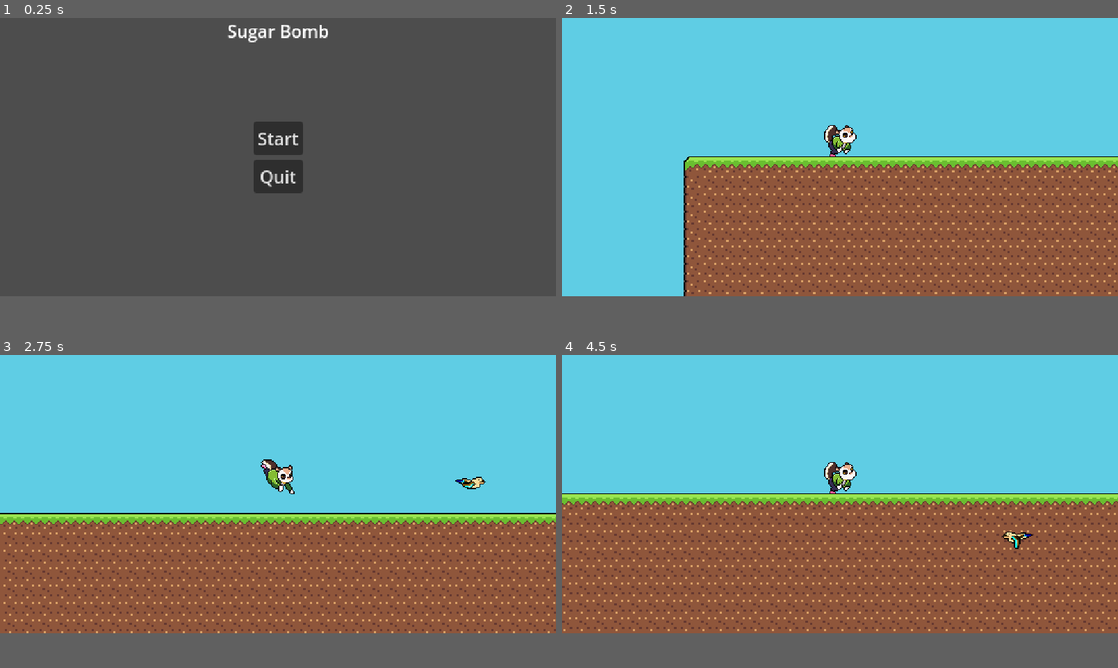
Above: before the commit, frames 1-4 (two rows, left to right).
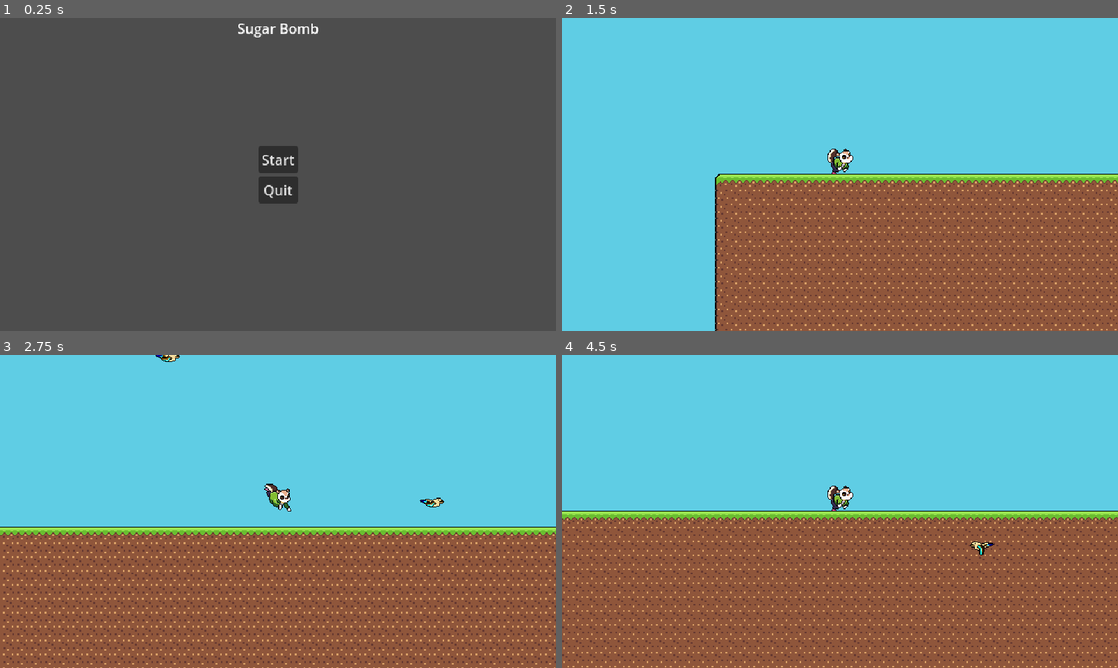
Above: after the commit, the same moments.

Repository: Makerspace-Durham/2D-Platformer
Game: Godot game, scene res://Scenes/game_manager.tscn
Same seed, same stepped clock (60 frames per second), same inputs: the game is played once before the commit and once after it.
Inputs:
- Up to frame 1 (0.25 s): no input
- Up to frame 2 (1.5 s): click "Start" at 0.5 s; tap Enter at 1.25 s; hold D (move_right) from 1.28 s (still down)
- Up to frame 3 (2.75 s): keep holding D (move_right); tap Space (jump) at 1.52, 2.27 s
- Up to frame 4 (4.5 s): release D (move_right) at 2.78 s; hold A (move_left) 2.78-3.53 s; hold D (move_right) from 3.53 s (still down); tap Space (jump) at 3.77 s
In our replay, the window is 800x400 before the commit and 800x450 after it. These sizes can differ from the game's own. Grey fills any space a smaller window leaves; there, only what the larger window draws over its background counts as a difference.

The runs differ from the first frame. In frame 1, 2.0% of the frame differs, in the area x 40-59%, y 1-60%; in frame 2, 18%, in the area x 0-100%, y 34-100%; in frame 3, 16%; in frame 4, 17%.

Commit message:
update viewport back to og size

Diff:
--- a/project.godot
+++ b/project.godot
@@ -21,8 +21,8 @@
 
 [display]
 
-window/size/viewport_width=512
-window/size/viewport_height=256
+window/size/viewport_width=640
+window/size/viewport_height=360
 window/size/window_width_override=1280
 window/size/window_height_override=640
 window/stretch/mode="viewport"
